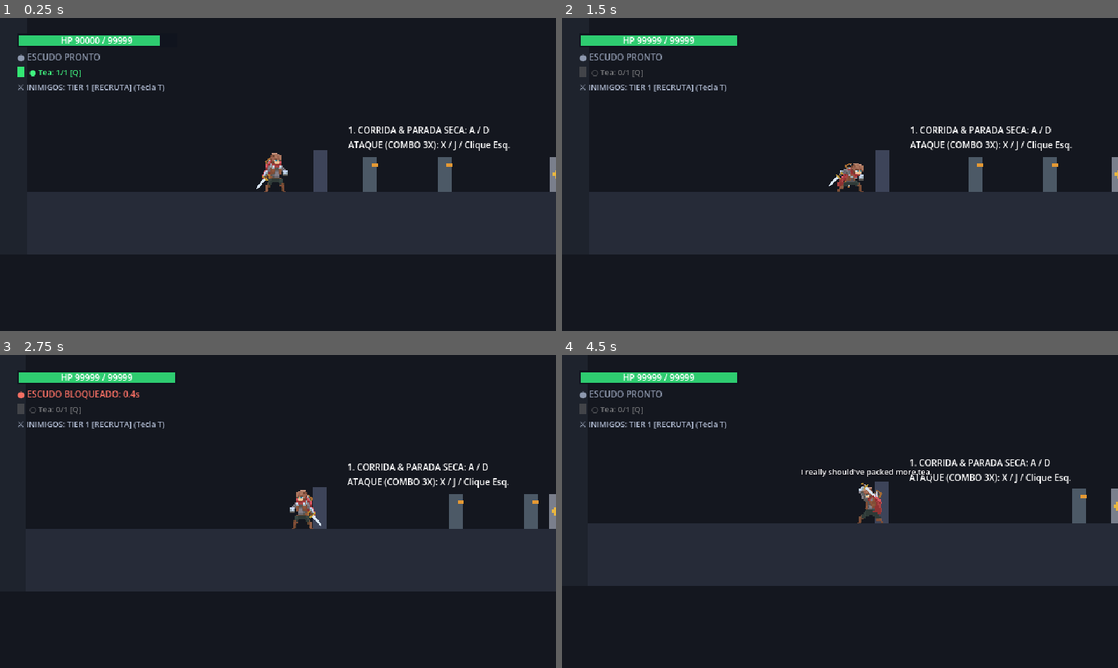
Above: before the commit, frames 1-4 (two rows, left to right).
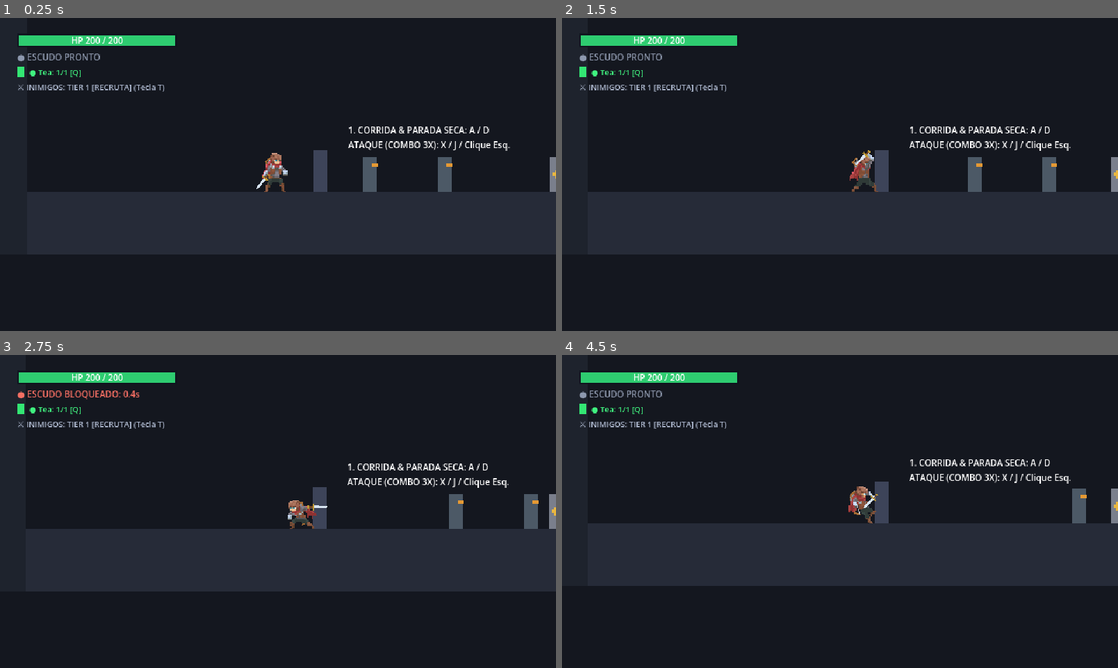
Above: after the commit, the same moments.

Repository: Theadrill/Godot-Roguelike-Prototype
Game: Godot game, scene res://src/world/movement_gym.tscn
Same seed, same stepped clock (60 frames per second), same inputs: the game is played once before the commit and once after it.
Inputs (mouse positions are in pixels of both pictures, inside the frame that each line leads up to):
- Up to frame 1 (0.25 s): no input
- Up to frame 2 (1.5 s): tap A (move_left) at 0.5, 1.25 s; move the mouse to (962, 158) at 0.52 s; hold Q (heal) 0.53-1.28 s; hold D (move_right) from 0.53 s (still down); click (962, 158) at 0.67 s; tap Space (jump) at 0.77 s; move the mouse to (728, 190) at 1.27 s; click (728, 190) at 1.35 s
- Up to frame 3 (2.75 s): tap Space (jump) at 1.52 s; tap Q (heal) at 1.55, 2.3 s; tap A (move_left) at 2 s; move the mouse to (333, 442) at 2.02 s; release D (move_right) at 2.03 s; hold A (move_left) from 2.03 s (still down); hold Right mouse button (defend) from 2.03 s (still down); click (333, 442) at 2.17 s
- Up to frame 4 (4.5 s): move the mouse to (812, 574) at 2.77 s; release A (move_left) at 2.78 s; release Right mouse button (defend) at 2.78 s; hold D (move_right) 2.78-4.28 s; tap Q (heal) at 2.85, 3.8 s; click (812, 574) at 2.92 s; tap Space (jump) at 3.02, 3.77 s; tap A (move_left) at 3.5, 4.25 s; move the mouse to (1006, 558) at 3.52 s; hold E (interact) 3.53-4.28 s; click (1006, 558) at 3.67 s; move the mouse to (673, 464) at 4.27 s; hold A (move_left) from 4.28 s (still down); tap Keypad 2 (look_down) at 4.35 s; click (673, 464) at 4.42 s

The runs differ from the first frame. In frame 1, 0.3% of the frame differs, in the area x 11-32%, y 5-9%; in frame 2, 1.7%, in the area x 3-100%, y 6-56%; in frame 3, 0.7%; in frame 4, 1.0%.

Commit message:
feat(ui): add pixel-art dithered low-health vignette shader with slow pulse and 200 base HP

Diff:
--- a/src/core/progression_manager.gd
+++ b/src/core/progression_manager.gd
@@ -372,7 +372,7 @@
 		return
 
 	# 1. Bônus de Vida da Linhagem (Chá de Raiz-de-Pedra)
-	var base_hp: float = player.max_health if player.max_health >= 1000.0 else 100.0
+	var base_hp: float = player.max_health if player.max_health > 0.0 else 200.0
 	player.max_health = base_hp + get_bonus_max_hp()
 	player.current_health = player.max_health
 
--- a/src/entities/player/player.gd
+++ b/src/entities/player/player.gd
@@ -13,13 +13,13 @@
 var _bark_tween: Tween = null
 
 @export_group("Attributes & Stats")
-@export_range(1.0, 1000.0, 1.0, "or_greater") var max_health: float = 250.0
+@export_range(1.0, 1000.0, 1.0, "or_greater") var max_health: float = 200.0
 @export_range(0.0, 500.0, 1.0, "or_greater") var max_mana: float = 100.0
-var current_health: float = 250.0
+var current_health: float = 200.0
 var current_mana: float = 100.0
 
 @export_group("Debug")
-@export var debug_start_at_90_health: bool = true
+@export var debug_start_at_90_health: bool = false
 @export var debug_infinite_heal: bool = false
 
 @export_group("Tactical Life Rally")
@@ -155,6 +155,7 @@
 @onready var item_pickup_socket: Marker2D = $Visual.get_node_or_null("ItemPickupSocket") as Marker2D
 @onready var bark_label: Label = get_node_or_null("BarkLabel") as Label
 @onready var death_screen: DeathScreen = get_node_or_null("DeathScreen") as DeathScreen
+@onready var low_health_vignette: LowHealthVignette = get_node_or_null("LowHealthVignette") as LowHealthVignette
 
 var _main_weapon_instance: Node2D = null
 var _secondary_weapon_instance: Node2D = null
@@ -910,6 +911,9 @@
 		die()
 		return
 
+	if low_health_vignette:
+		low_health_vignette.trigger_hit_spike()
+
 	# Tactical Life Rally: Stores ONLY the damage of the most recent hit for 2.0s (resets on each hit)
 	rally_recoverable_hp = minf(damage, max_health - current_health)
 	rally_timer = RALLY_DURATION
--- a/src/entities/player/player.tscn
+++ b/src/entities/player/player.tscn
@@ -26,6 +26,7 @@
 [ext_resource type="SpriteFrames" uid="uid://b3mi8waob4tc5" path="res://assets/player/adventurer/player_frames.tres" id="24_player_frames"]
 [ext_resource type="SpriteFrames" uid="uid://chow11bdony5b" path="res://assets/effects/slashes/slash_frames.tres" id="25_slash_frames"]
 [ext_resource type="Script" path="res://src/entities/player/states/pickup_state.gd" id="26_pickup"]
+[ext_resource type="PackedScene" path="res://src/ui/low_health_vignette.tscn" id="27_low_hp_vignette"]
 
 [sub_resource type="RectangleShape2D" id="RectangleShape2D_1"]
 resource_local_to_scene = true
@@ -223,3 +224,5 @@
 
 [node name="Pickup" type="Node" parent="StateMachine" unique_id=1498765432]
 script = ExtResource("26_pickup")
+
+[node name="LowHealthVignette" parent="." unique_id=1798765433 instance=ExtResource("27_low_hp_vignette")]
--- /dev/null
+++ b/src/ui/low_health_vignette.gd
@@ -0,0 +1,96 @@
+class_name LowHealthVignette
+extends CanvasLayer
+
+## Vinheta pixel-art (640x360 com Bayer Dithering) para alerta de vida baixa.
+## Comeca sutil abaixo de `start_health_ratio` (40%) e atinge o maximo em `max_health_ratio` (15%),
+## com pico reativo curto ao sofrer dano e dissipacao suave ao curar.
+
+@export_group("Health Thresholds")
+## Porcentagem de vida em que a vinheta comeca a aparecer bem suave (0.40 = 40%).
+@export_range(0.05, 0.95, 0.01) var start_health_ratio: float = 0.40
+## Porcentagem de vida em que a vinheta atinge sua intensidade maxima (0.15 = 15%).
+@export_range(0.01, 0.80, 0.01) var max_health_ratio: float = 0.15
+
+@export_group("Visual & Intensity")
+@export var vignette_color: Color = Color(0.58, 0.04, 0.05, 1.0)
+## Opacidade maxima da vinheta aos 15% de vida (mantida contida para nao atrapalhar a leitura).
+@export_range(0.05, 1.0, 0.01) var max_alpha: float = 0.34
+## Pico temporario adicionado ao sofrer dano abaixo de 40% de vida.
+@export_range(0.0, 0.5, 0.01) var hit_spike_boost: float = 0.14
+@export_range(0.2, 1.4, 0.02) var max_inner_radius: float = 0.88
+@export_range(0.2, 1.4, 0.02) var min_inner_radius: float = 0.72
+@export_range(0.5, 15.0, 0.25) var smooth_speed: float = 4.5
+
+@export_group("Pulse")
+@export var pulse_enabled: bool = true
+@export_range(0.2, 8.0, 0.1) var pulse_min_speed: float = 1.6
+@export_range(0.2, 10.0, 0.1) var pulse_max_speed: float = 3.2
+## Multiplicador minimo da oscilacao do pulso (0.68 = oscila suavemente entre 68% e 100%).
+@export_range(0.1, 1.0, 0.02) var pulse_min_factor: float = 0.68
+
+@onready var vignette_rect: ColorRect = $VignetteRect
+
+var _target_player: Player = null
+var _current_level: float = 0.0
+var _hit_spike: float = 0.0
+var _pulse_phase: float = 0.0
+var _shader_mat: ShaderMaterial = null
+
+func _ready() -> void:
+	if vignette_rect:
+		vignette_rect.mouse_filter = Control.MOUSE_FILTER_IGNORE
+		vignette_rect.visible = false
+		_shader_mat = vignette_rect.material as ShaderMaterial
+		if _shader_mat:
+			_shader_mat.set_shader_parameter("vignette_color", vignette_color)
+			_shader_mat.set_shader_parameter("alpha", 0.0)
+
+	if get_parent() is Player:
+		_target_player = get_parent() as Player
+
+func set_target_player(player: Player) -> void:
+	_target_player = player
+
+func trigger_hit_spike() -> void:
+	if not _target_player or _target_player.max_health <= 0.0:
+		return
+	var ratio: float = _target_player.current_health / _target_player.max_health
+	if ratio < start_health_ratio and _target_player.current_health > 0.0:
+		_hit_spike = hit_spike_boost
+
+func _process(delta: float) -> void:
+	if not _target_player or not _shader_mat or not vignette_rect:
+		return
+
+	var target_level: float = 0.0
+	if _target_player.max_health > 0.0 and _target_player.current_health > 0.0:
+		var ratio: float = _target_player.current_health / _target_player.max_health
+		if ratio < start_health_ratio:
+			var span: float = maxf(0.001, start_health_ratio - max_health_ratio)
+			var linear_danger: float = clampf((start_health_ratio - ratio) / span, 0.0, 1.0)
+			# Curva suave: comeca bem leve em 40% e intensifica progressivamente ate 15%
+			target_level = pow(linear_danger, 1.25)
+
+	_current_level = move_toward(_current_level, target_level, delta * smooth_speed)
+	_hit_spike = move_toward(_hit_spike, 0.0, delta * 0.65)
+
+	var total_alpha: float = clampf(_current_level * max_alpha + _hit_spike, 0.0, max_alpha + hit_spike_boost)
+	if total_alpha <= 0.003 and target_level <= 0.0:
+		if vignette_rect.visible:
+			vignette_rect.visible = false
+			_shader_mat.set_shader_parameter("alpha", 0.0)
+		_pulse_phase = 0.0
+		return
+
+	var pulse_factor: float = 1.0
+	if pulse_enabled and _current_level > 0.001:
+		var pulse_speed: float = lerpf(pulse_min_speed, pulse_max_speed, _current_level)
+		_pulse_phase = fmod(_pulse_phase + delta * pulse_speed, TAU)
+		var wave: float = (sin(_pulse_phase) + 1.0) * 0.5
+		pulse_factor = lerpf(pulse_min_factor, 1.0, wave)
+
+	vignette_rect.visible = true
+	var pulsed_alpha: float = clampf((_current_level * max_alpha * pulse_factor) + _hit_spike, 0.0, max_alpha + hit_spike_boost)
+	var radius_t: float = clampf((_current_level * pulse_factor) + _hit_spike * 0.5, 0.0, 1.0)
+	_shader_mat.set_shader_parameter("alpha", pulsed_alpha)
+	_shader_mat.set_shader_parameter("inner_radius", lerpf(max_inner_radius, min_inner_radius, radius_t))
--- /dev/null
+++ b/src/ui/low_health_vignette.tscn
@@ -0,0 +1,27 @@
+[gd_scene format=3 uid="uid://low_health_vignette_01"]
+
+[ext_resource type="Script" path="res://src/ui/low_health_vignette.gd" id="1_script"]
+[ext_resource type="Shader" path="res://src/ui/shaders/low_health_vignette.gdshader" id="2_shader"]
+
+[sub_resource type="ShaderMaterial" id="ShaderMaterial_vignette"]
+shader = ExtResource("2_shader")
+shader_parameter/vignette_color = Color(0.58, 0.04, 0.05, 1)
+shader_parameter/pixel_resolution = Vector2(640, 360)
+shader_parameter/inner_radius = 0.88
+shader_parameter/outer_radius = 1.2
+shader_parameter/alpha = 0.0
+shader_parameter/dither_levels = 4.0
+
+[node name="LowHealthVignette" type="CanvasLayer"]
+layer = 5
+script = ExtResource("1_script")
+
+[node name="VignetteRect" type="ColorRect" parent="."]
+material = SubResource("ShaderMaterial_vignette")
+anchors_preset = 15
+anchor_right = 1.0
+anchor_bottom = 1.0
+grow_horizontal = 2
+grow_vertical = 2
+mouse_filter = 2
+color = Color(1, 1, 1, 1)
--- /dev/null
+++ b/src/ui/shaders/low_health_vignette.gdshader
@@ -0,0 +1,43 @@
+shader_type canvas_item;
+
+uniform vec4 vignette_color : source_color = vec4(0.58, 0.04, 0.05, 1.0);
+uniform vec2 pixel_resolution = vec2(640.0, 360.0);
+uniform float inner_radius : hint_range(0.0, 1.5) = 0.78;
+uniform float outer_radius : hint_range(0.1, 2.0) = 1.12;
+uniform float alpha : hint_range(0.0, 1.0) = 0.0;
+uniform float dither_levels : hint_range(2.0, 8.0) = 4.0;
+
+float bayer4x4(vec2 pos) {
+	int x = int(mod(pos.x, 4.0));
+	int y = int(mod(pos.y, 4.0));
+	int idx = x + y * 4;
+	if (idx == 0) return 0.0 / 16.0;
+	if (idx == 1) return 8.0 / 16.0;
+	if (idx == 2) return 2.0 / 16.0;
+	if (idx == 3) return 10.0 / 16.0;
+	if (idx == 4) return 12.0 / 16.0;
+	if (idx == 5) return 4.0 / 16.0;
+	if (idx == 6) return 14.0 / 16.0;
+	if (idx == 7) return 6.0 / 16.0;
+	if (idx == 8) return 3.0 / 16.0;
+	if (idx == 9) return 11.0 / 16.0;
+	if (idx == 10) return 1.0 / 16.0;
+	if (idx == 11) return 9.0 / 16.0;
+	if (idx == 12) return 15.0 / 16.0;
+	if (idx == 13) return 7.0 / 16.0;
+	if (idx == 14) return 13.0 / 16.0;
+	return 5.0 / 16.0;
+}
+
+void fragment() {
+	vec2 grid_pos = floor(UV * pixel_resolution);
+	vec2 snapped_uv = (grid_pos + 0.5) / pixel_resolution;
+	vec2 centered = (snapped_uv - 0.5) * 2.0;
+	float dist = length(centered * vec2(1.0, 0.92));
+
+	float mask = smoothstep(inner_radius, outer_radius, dist) * alpha;
+	float threshold = bayer4x4(grid_pos) - 0.5;
+	float quantized = clamp(floor(mask * dither_levels + 0.5 + threshold) / dither_levels, 0.0, 1.0);
+
+	COLOR = vec4(vignette_color.rgb, quantized * vignette_color.a);
+}
--- a/src/world/movement_gym.tscn
+++ b/src/world/movement_gym.tscn
@@ -232,7 +232,6 @@
 
 [node name="Player" parent="." unique_id=794960122 instance=ExtResource("1_player")]
 position = Vector2(-61, 288)
-max_health = 99999.0
 run_speed = 150.0
 wall_recovery_gravity_multiplier = 0.5
 slide_speed = 170.0
Not shown, added: src/ui/low_health_vignette.gd.uid
Not shown, added: src/ui/shaders/low_health_vignette.gdshader.uid
